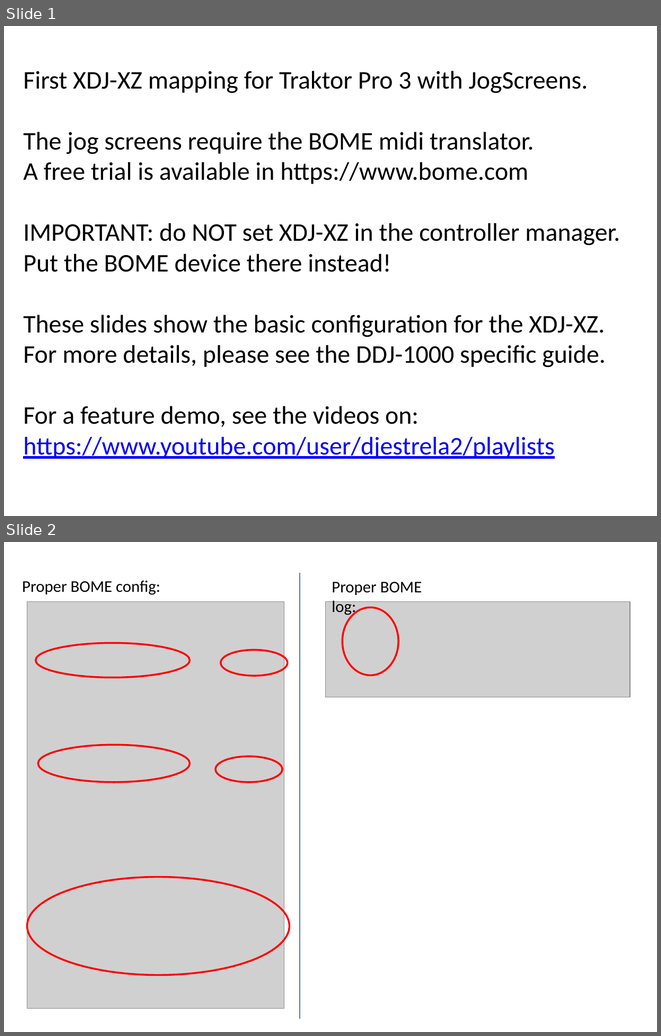
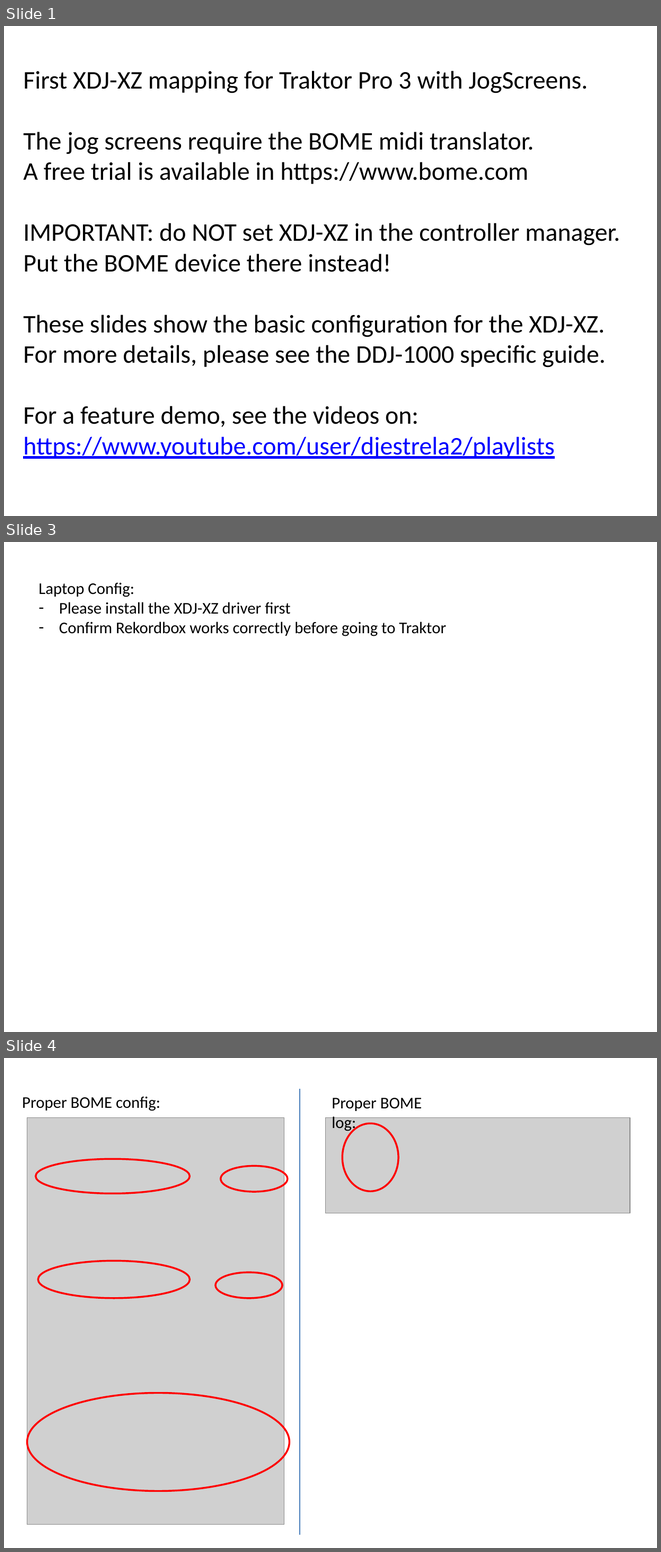
Before and after one commit to pestrela/music, a slide deck: traktor/mapping_xdj_xz/Support files/Source files/XDJ-XZ - Installation Instructions.pptx. Shown one above the other, each under a label of ours: slides 1 and 2 before the commit, slides 1, 3 and 4 after it; the slides between them are not shown. The pictures are 661x1036 and 661x1552 pixels, drawn with LibreOffice and Linux fonts; fonts in the diff are those of the drawing; grey boxes stand for pictures. Boxes give left, top, right and bottom in pixels: in the first picture for what was removed or moved away, otherwise in the second. Text is boxed around its words. In the diff, an @@ line names an element or a change of style, - is before the commit and + after.

```diff
--- a/traktor/mapping_xdj_xz/Support files/Source files/XDJ-XZ - Installation Instructions.pptx
+++ b/traktor/mapping_xdj_xz/Support files/Source files/XDJ-XZ - Installation Instructions.pptx
@@ slide 3 added at [4, 542, 657, 1032], background #FFFFFF @@
@@ text added at [38, 582, 446, 636], 18 pt, text #000000 @@
+Laptop Config:
+– Please install the XDJ-XZ driver first
+– Confirm Rekordbox works correctly before going to Traktor
@@ what was slide 2 is now slide 4 @@
```
Also in this commit, not shown: 1 slide changed, 2 other slides added, 1 slide removed, 4 other files.
